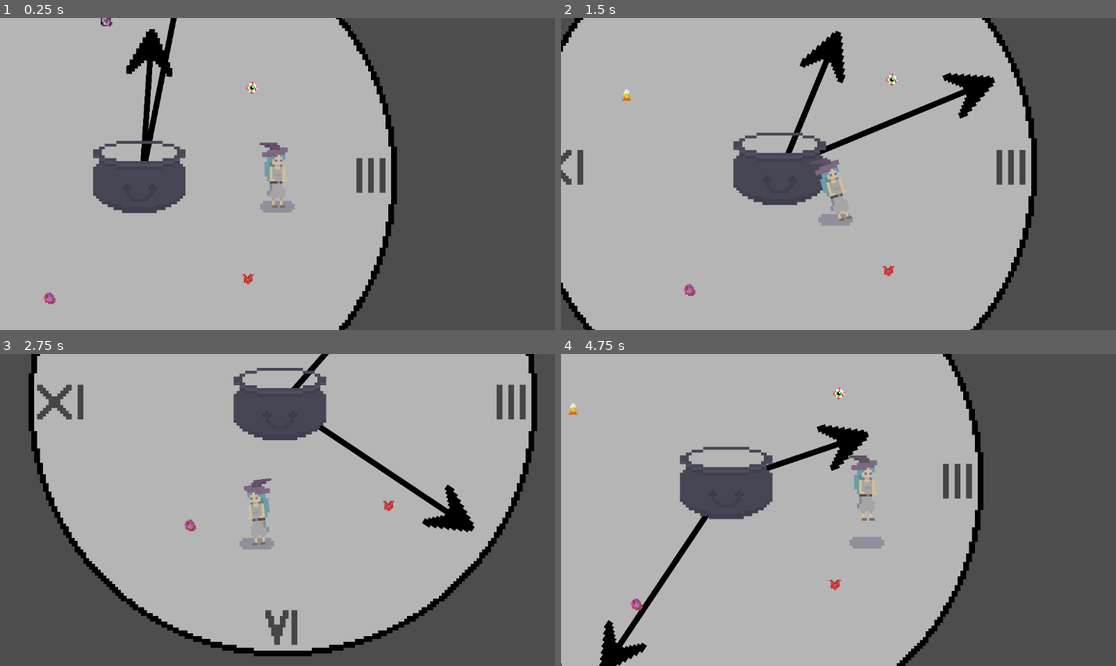
Above: before the commit, frames 1-4 (two rows, left to right).
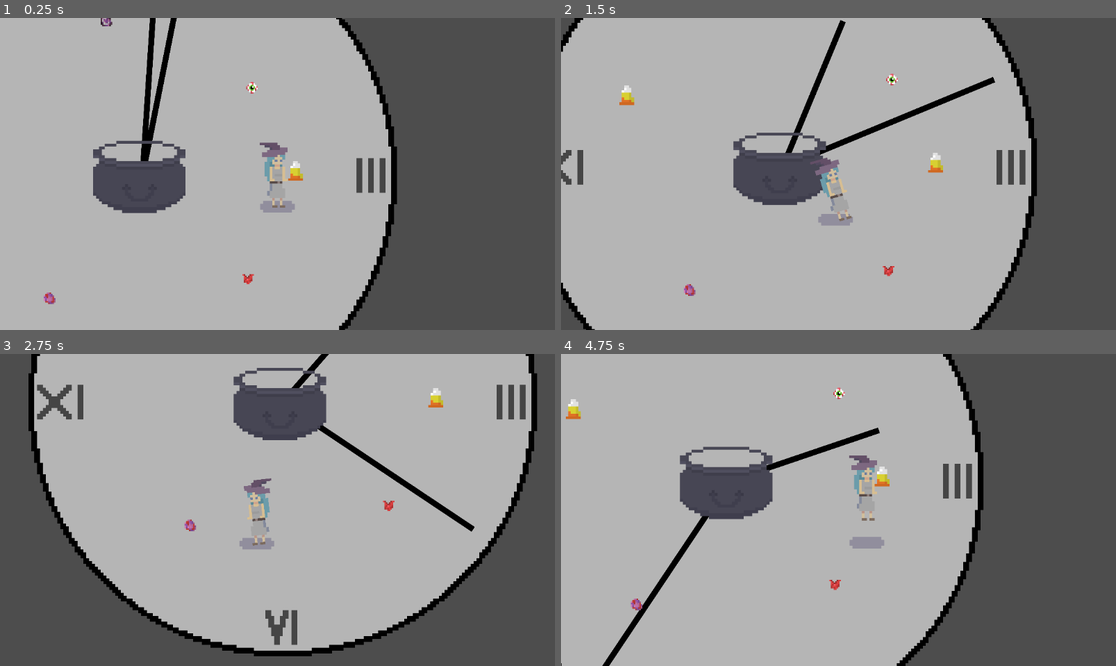
Above: after the commit, the same moments.

Repository: arrowira/miniJam189
Game: Godot game, scene res://Scenes/main.tscn
The game is run twice, just before and just after one commit, with the same random seed, the same clock (stepped at 60 frames per second) and the same inputs.
Inputs:
- Up to frame 1 (0.25 s): no input
- Up to frame 2 (1.5 s): hold A (right) 0.53-1.28 s; tap Space (jump) at 0.77 s; hold S (down) from 1.28 s (still down)
- Up to frame 3 (2.75 s): tap Space (jump) at 1.52 s; release S (down) at 2.03 s; hold A (right) from 2.03 s (still down)
- Up to frame 4 (4.75 s): release A (right) at 2.78 s; hold W (up) 2.78-3.53 s; tap Space (jump) at 3.02, 3.77, 4.52 s; hold D (left) from 3.53 s (still down)

The runs differ from the first frame. In frame 1, 0.6% of the frame differs, in the area x 22-55%, y 0-53%; in frame 2, 1.3%, in the area x 10-78%, y 0-50%; in frame 3, 0.6%; in frame 4, 1.2%.

Commit message:
sprite scale fix

Diff:
--- a/minijam189/Scenes/CandyCorn.tscn
+++ b/minijam189/Scenes/CandyCorn.tscn
@@ -9,7 +9,7 @@
 [node name="CandyCorn" type="Node2D"]
 
 [node name="Candy" type="Area2D" parent="."]
-scale = Vector2(10, 10)
+scale = Vector2(17, 17)
 collision_layer = 2
 collision_mask = 2
 script = ExtResource("1_g1ghu")
--- a/minijam189/Scenes/clock.tscn
+++ b/minijam189/Scenes/clock.tscn
@@ -1,9 +1,9 @@
-[gd_scene load_steps=6 format=3 uid="uid://dh5gwa1vkhg2n"]
+[gd_scene load_steps=6 format=3 uid="uid://cgwo618sggyid"]
 
 [ext_resource type="Texture2D" uid="uid://c12x7pfthy2tx" path="res://sprites/clock-1.png.png" id="1_vav08"]
-[ext_resource type="Texture2D" uid="uid://xtel24lbx530" path="res://sprites/bigClockHand-1.png.png" id="2_4w3bt"]
 [ext_resource type="Script" path="res://Scripts/clockMovement.gd" id="3_0b6dg"]
-[ext_resource type="Texture2D" uid="uid://cknpkl1nwirt" path="res://sprites/littleClockHand-1.png.png" id="4_sxq22"]
+[ext_resource type="Texture2D" uid="uid://drro8gtu0bxxv" path="res://sprites/littleHand-1.png.png" id="3_ufrr4"]
+[ext_resource type="Texture2D" uid="uid://dof5n7x2mvk71" path="res://sprites/bigHand-1.png.png" id="4_whh6e"]
 
 [sub_resource type="RectangleShape2D" id="RectangleShape2D_mvik4"]
 size = Vector2(41.5, 1179)
@@ -19,7 +19,7 @@
 
 [node name="Sprite2D" type="Sprite2D" parent="littleHand"]
 position = Vector2(0, -794)
-texture = ExtResource("4_sxq22")
+texture = ExtResource("3_ufrr4")
 
 [node name="StaticBody2D" type="StaticBody2D" parent="littleHand"]
 
@@ -33,7 +33,7 @@
 
 [node name="Sprite2D" type="Sprite2D" parent="bigHand"]
 position = Vector2(0, -784)
-texture = ExtResource("2_4w3bt")
+texture = ExtResource("4_whh6e")
 
 [node name="StaticBody2D" type="StaticBody2D" parent="bigHand"]
 
--- a/minijam189/Scenes/player.tscn
+++ b/minijam189/Scenes/player.tscn
@@ -1,6 +1,7 @@
-[gd_scene load_steps=11 format=3 uid="uid://r10kfgnss2h0"]
+[gd_scene load_steps=12 format=3 uid="uid://r10kfgnss2h0"]
 
 [ext_resource type="Script" path="res://Scripts/plaayerMovement.gd" id="1_0yxif"]
+[ext_resource type="PackedScene" uid="uid://lelq6qmcrqnw" path="res://Scenes/CandyCorn.tscn" id="1_4h7he"]
 [ext_resource type="Texture2D" uid="uid://dyhcbt84hpiky" path="res://sprites/player-1.png (1).png" id="2_6x4l0"]
 [ext_resource type="Texture2D" uid="uid://bxutoko141rn8" path="res://sprites/shadow-1.png.png" id="2_sk2sv"]
 [ext_resource type="Script" path="res://Scripts/PlayerInventory.gd" id="4_keevx"]
@@ -104,6 +105,9 @@
 
 [node name="player" type="Node2D"]
 
+[node name="CandyCorn" parent="." instance=ExtResource("1_4h7he")]
+position = Vector2(124, -22)
+
 [node name="Player" type="CharacterBody2D" parent="."]
 collision_layer = 3
 collision_mask = 3
--- a/minijam189/Scripts/PlayerInventory.gd
+++ b/minijam189/Scripts/PlayerInventory.gd
@@ -12,6 +12,9 @@
 	pass
 
 func ParseItem(Id):
+	for n in get_parent().get_node("Sprite2D").get_children():
+		get_parent().get_node("Sprite2D").remove_child(n)
+		n.queue_free()
 	Holding = true
 	var Texture = "";
 	match Id:
@@ -32,7 +35,7 @@
 			Texture = "res://sprites/VoidEssence.png"
 	var sprite = Sprite2D.new()
 	sprite.texture = load(Texture)
-	sprite.scale.x = 10
-	sprite.scale.y = 10
+	sprite.scale.x = 17
+	sprite.scale.y = 17
 	sprite.texture_filter = sprite.TEXTURE_FILTER_NEAREST
-	get_node("/root/Node2D/player/Player").add_child(sprite)
+	get_node("/root/Node2D/player/Player/Sprite2D").add_child(sprite)
Not shown: 1 places in minijam189/Scenes/main.tscn that only renumber resources
Binary file removed: minijam189/sprites/bigClockHand-1.png.png
Binary file added: minijam189/sprites/bigHand-1.png.png
Not shown, changed: minijam189/sprites/bigHand-1.png.png.import
Binary file removed: minijam189/sprites/littleClockHand-1.png.png
Binary file added: minijam189/sprites/littleHand-1.png.png
Not shown, changed: minijam189/sprites/littleHand-1.png.png.import
